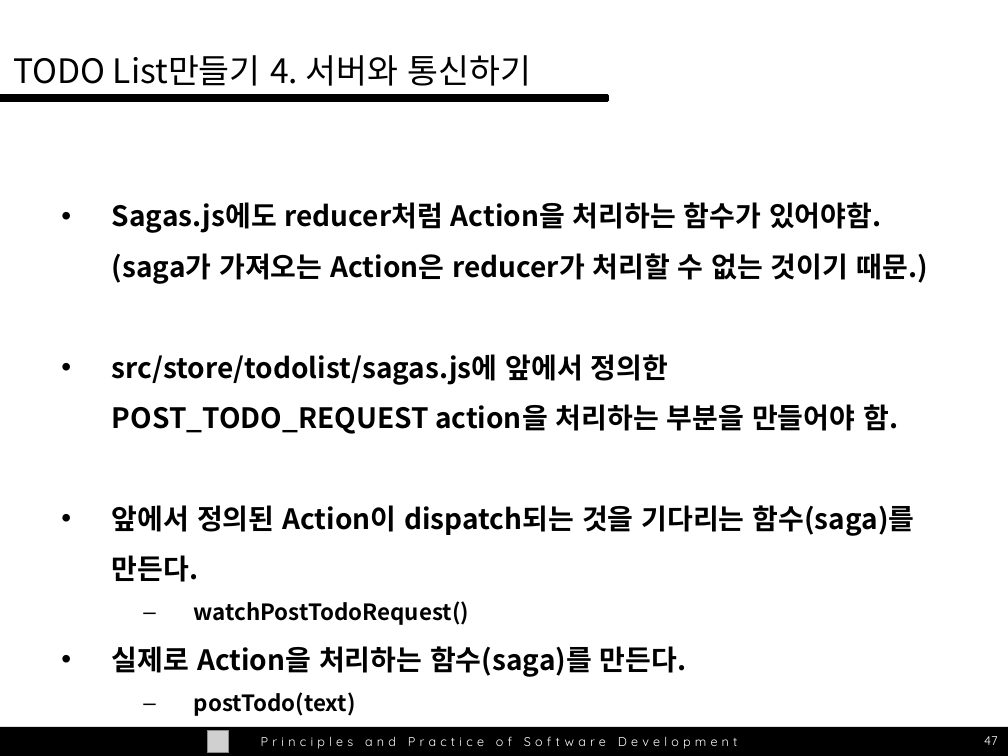
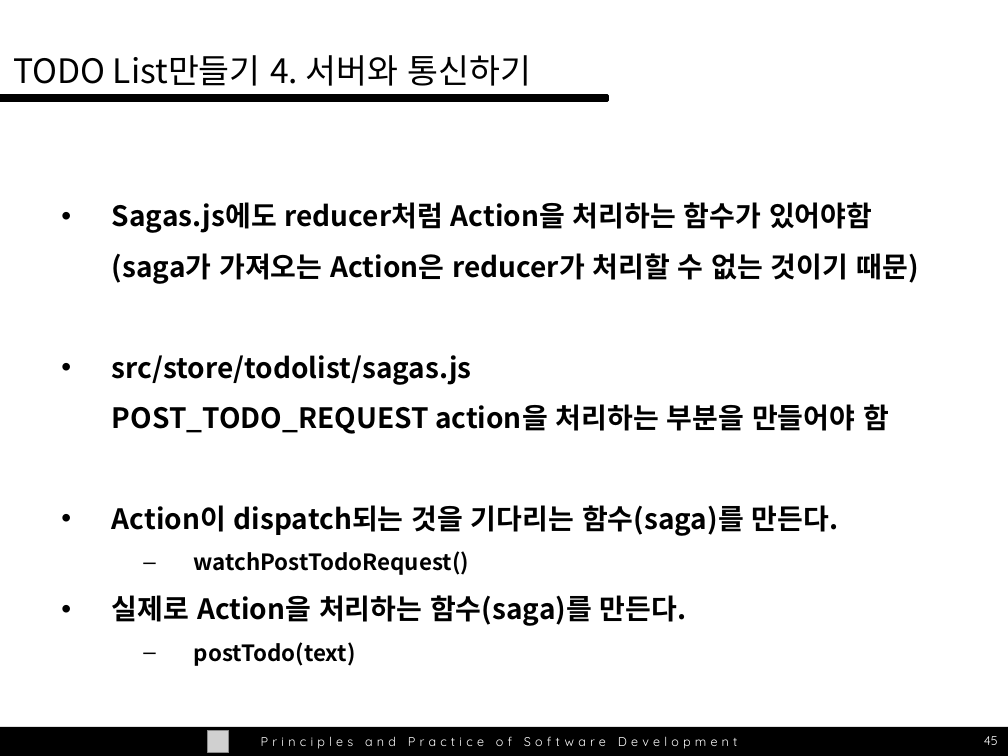
Before and after one commit to wlxyzlw/swpp201701, a slide deck: slide 45 of ta-session/swpp_04.10_redux.pptx (slide 47 before the commit). Drawn at 1008x756 pixels with LibreOffice and Linux fonts; fonts in the diff are those of the drawing; grey boxes stand for pictures. Boxes give left, top, right and bottom in pixels: in the first picture for what was removed or moved away, otherwise in the second. Text is boxed around its words. In the diff, an @@ line names an element or a change of style, - is before the commit and + after.

Commit message:
final-todolist

```diff
--- a/ta-session/swpp_04.10_redux.pptx
+++ b/ta-session/swpp_04.10_redux.pptx
@@ text at [112,202,918,536]: text changed @@
-• Sagas.js에도 reducer처럼 Action을 처리하는 함수가 있어야함.(saga가 가져오는 Action은 reducer가 처리할 수 없는 것이기 때문.)
-• src/store/todolist/sagas.js에 앞에서 정의한 POST_TODO_REQUEST action을 처리하는 부분을 만들어야 함.
-• 앞에서 정의된 Action이 dispatch되는 것을 기다리는 함수(saga)를 만든다.
+• Sagas.js에도 reducer처럼 Action을 처리하는 함수가 있어야함
+  (saga가 가져오는 Action은 reducer가 처리할 수 없는 것이기 때문)
+• src/store/todolist/sagas.js
+  POST_TODO_REQUEST action을 처리하는 부분을 만들어야 함
+• Action이 dispatch되는 것을 기다리는 함수(saga)를 만든다.
@@ page number at [984,736,998,745]: text changed @@
-47
+45
```
Also in this commit, not shown: 29 other slides changed, 1 slide removed.
